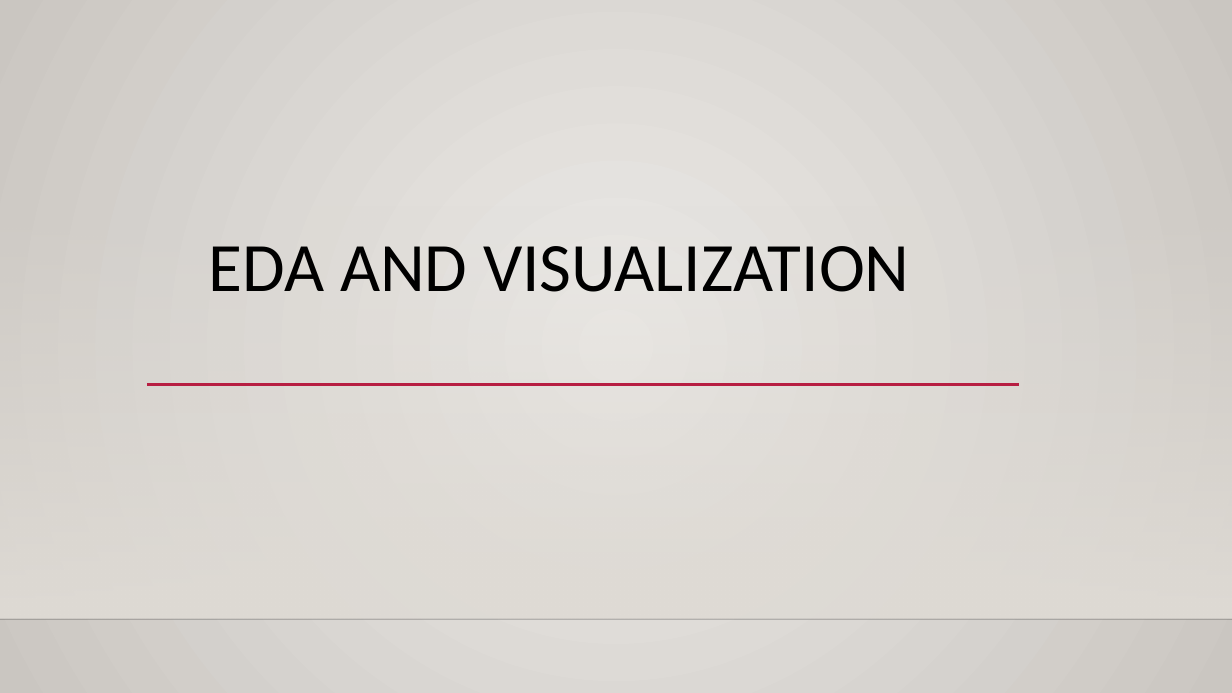
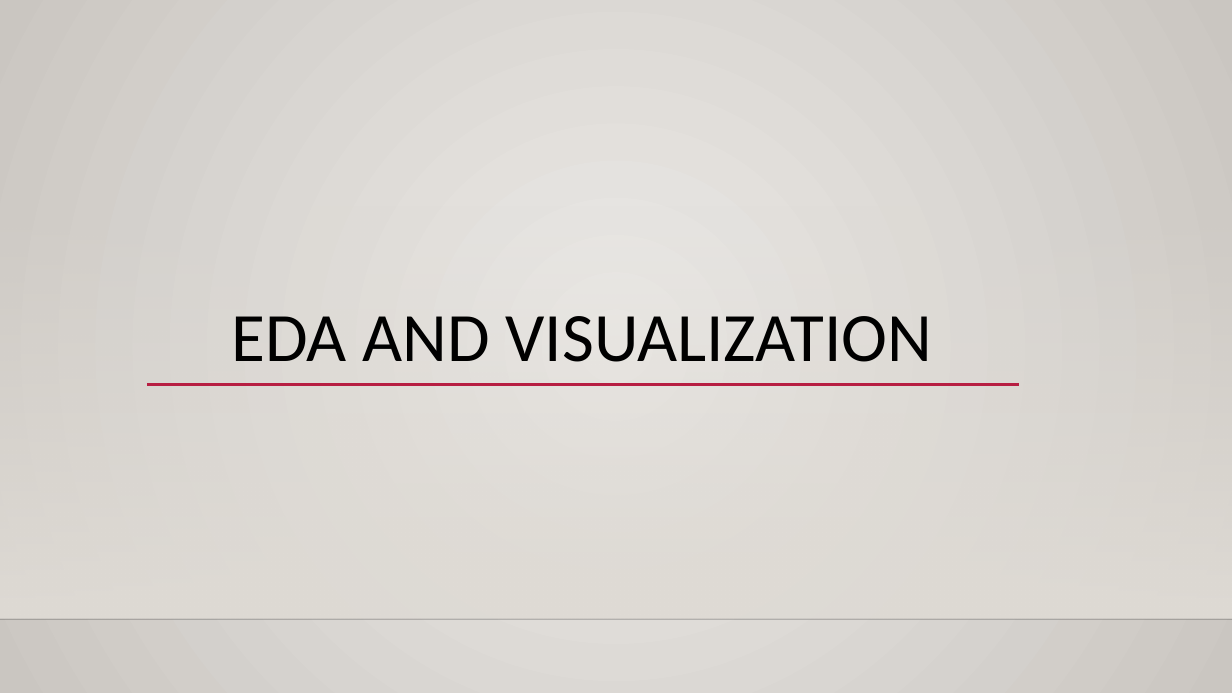
Before and after one commit to rajgabani/DAB-103-006-001, a slide deck: slide 16 of Project.pptx (slide 10 before the commit). Drawn at 1232x693 pixels with LibreOffice and Linux fonts; fonts in the diff are those of the drawing; background and template pictures are left out. Boxes give left, top, right and bottom in pixels: in the first picture for what was removed or moved away, otherwise in the second. Text is boxed around its words. In the diff, an @@ line names an element or a change of style, - is before the commit and + after.

```diff
--- a/Project.pptx
+++ b/Project.pptx
@@ title "EDA AND VISUALIZATION": place and size @@
-title "EDA AND VISUALIZATION" at (209,246,909,292)
+title "EDA AND VISUALIZATION" at (231,316,932,362)
```
Also in this commit, not shown: 20 other slides changed, 29 slides added, 3 slides removed, 1 other file.
